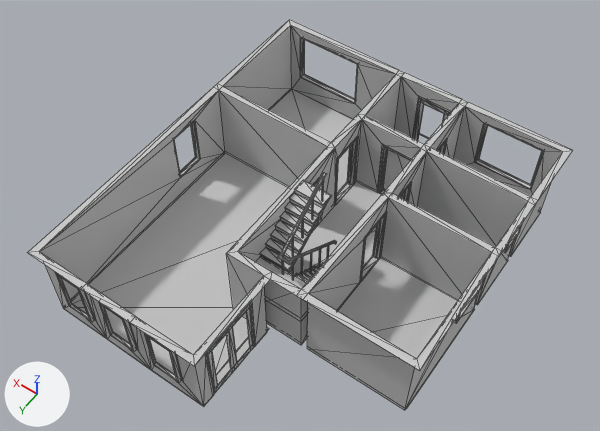
An edit to the FBX model models/fbx/usadba/walls1floor.FBX, drawn before and after from the same camera.
Both versions are drawn from a camera (50 mm lens) standing at (-7.47, 11.04, 19.17) and looking at (0.31, 0.15, 2.05). Lighting does not change. The marker at lower left points along +X, +Y and +Z. Mesh edges are drawn as thin lines. Where no turn or scale is listed for an object, it has been applied to the vertices.

Script lines for the objects in view, before the commit:
```python
me_mesh = bpy.data.meshes.new('Mesh')
me_mesh.from_pydata(...)  # 1391 vertices, 1788 faces; spans x -4.65..4.65, y -5.37..5.38, z 0.17..3.83
me_mesh.materials.append(mat_17___default)  # light grey #cacaca
ob_walls_1floor = bpy.data.objects.new('walls_1floor', me_mesh)
ob_walls_1floor.location = (0.0, 0.0, 0.0)
```
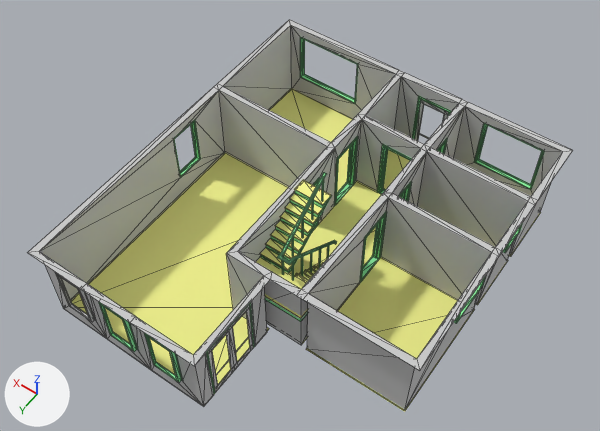
Changed parts and their boxes (x1, y1, x2, y2) in the pictures (600 x 431 px):
```json
{"part": 1, "of": "me_mesh", "change": "recoloured", "before": [71, 153, 508, 394], "after": [71, 153, 508, 394], "on screen": "grey to yellow"}
{"part": 2, "of": "me_mesh", "change": "recoloured", "before": [383, 149, 541, 256], "after": [383, 149, 541, 256], "on screen": "grey to yellow"}
{"part": 3, "of": "me_mesh", "change": "recoloured", "before": [270, 88, 353, 192], "after": [270, 88, 353, 192], "on screen": "grey to yellow"}
{"part": 4, "of": "me_mesh", "change": "recoloured", "before": [79, 308, 233, 375], "after": [79, 308, 233, 375], "on screen": "grey to yellow"}
{"part": 5, "of": "me_mesh", "change": "recoloured", "before": [99, 96, 544, 393], "after": [99, 96, 544, 393], "on screen": "grey to green"}
{"part": 6, "of": "me_mesh", "change": "recoloured", "before": [454, 223, 523, 323], "after": [454, 223, 523, 323], "on screen": "grey to green"}
{"part": 7, "of": "me_mesh", "change": "recoloured", "before": [300, 37, 358, 104], "after": [300, 37, 358, 104], "on screen": "grey to green"}
{"part": 8, "of": "me_mesh", "change": "recoloured", "before": [174, 120, 200, 178], "after": [174, 120, 200, 178], "on screen": "grey to green"}
```

Edits to the scene script, one JSON object a line:
```json
{"op": "add", "block": "mat_17___default_001", "code": ["mat_17___default_001 = principled_material('17 - Default.001')", "mat_17___default_001.base_color = (0.945, 0.953, 0.278)  # yellow #f9fa90", "mat_17___default_001.roughness = 0.859"]}
{"op": "add", "block": "mat_17___default_002", "code": ["mat_17___default_002 = principled_material('17 - Default.002')", "mat_17___default_002.base_color = (0.278, 0.914, 0.384)  # green #90f5a7", "mat_17___default_002.roughness = 0.859"]}
{"block": "me_mesh", "where": "me_mesh.from_pydata(...)  # 1391 vertices, 1788 faces; spans x -4.65..4.65, y -5.37..5.38, z 0.17..3.83"}
{"block": "me_mesh", "where": "# used by ob_walls_1floor; location = (0.0, 0.0, 0.0)"}
{"block": "me_mesh", "change": "me_mesh part 1: 105 of the faces centred in x -3.48..3.22, y -2.5..3.39, z 0.2..2.85 switch from mat_17___default (light grey #cacaca) to mat_17___default_001 (yellow #f9fa90)"}
{"block": "me_mesh", "change": "me_mesh part 2: 4 of the faces centred in x -3.48..-0.05, y -4.54..-3.9, z 0.2 switch from mat_17___default (light grey #cacaca) to mat_17___default_001 (yellow #f9fa90)"}
{"block": "me_mesh", "change": "me_mesh part 3: 2 of the faces centred in x 1.96..3.22, y -4.07..-2.97, z 0.2 switch from mat_17___default (light grey #cacaca) to mat_17___default_001 (yellow #f9fa90)"}
{"block": "me_mesh", "change": "me_mesh part 4: 1 of the faces centred in x 1.6, y 4.28, z 0.2 switch from mat_17___default (light grey #cacaca) to mat_17___default_001 (yellow #f9fa90)"}
{"block": "me_mesh", "change": "me_mesh part 5: 1026 of the faces centred in x -4.0..2.5, y -5.28..5.28, z 0.19..3.82 switch from mat_17___default (light grey #cacaca) to mat_17___default_002 (green #90f5a7)"}
{"block": "me_mesh", "change": "me_mesh part 6: 96 of the faces centred in x -4.55..-4.44, y -2.95..0.52, z 1.75..2.52 switch from mat_17___default (light grey #cacaca) to mat_17___default_002 (green #90f5a7)"}
{"block": "me_mesh", "change": "me_mesh part 7: 48 of the faces centred in x 1.99..4.1, y -5.28..-5.17, z 0.89..2.52 switch from mat_17___default (light grey #cacaca) to mat_17___default_002 (green #90f5a7)"}
{"block": "me_mesh", "change": "me_mesh part 8: 48 of the faces centred in x 4.44..4.55, y -0.62..0.29, z 0.89..2.52 switch from mat_17___default (light grey #cacaca) to mat_17___default_002 (green #90f5a7)"}
```
